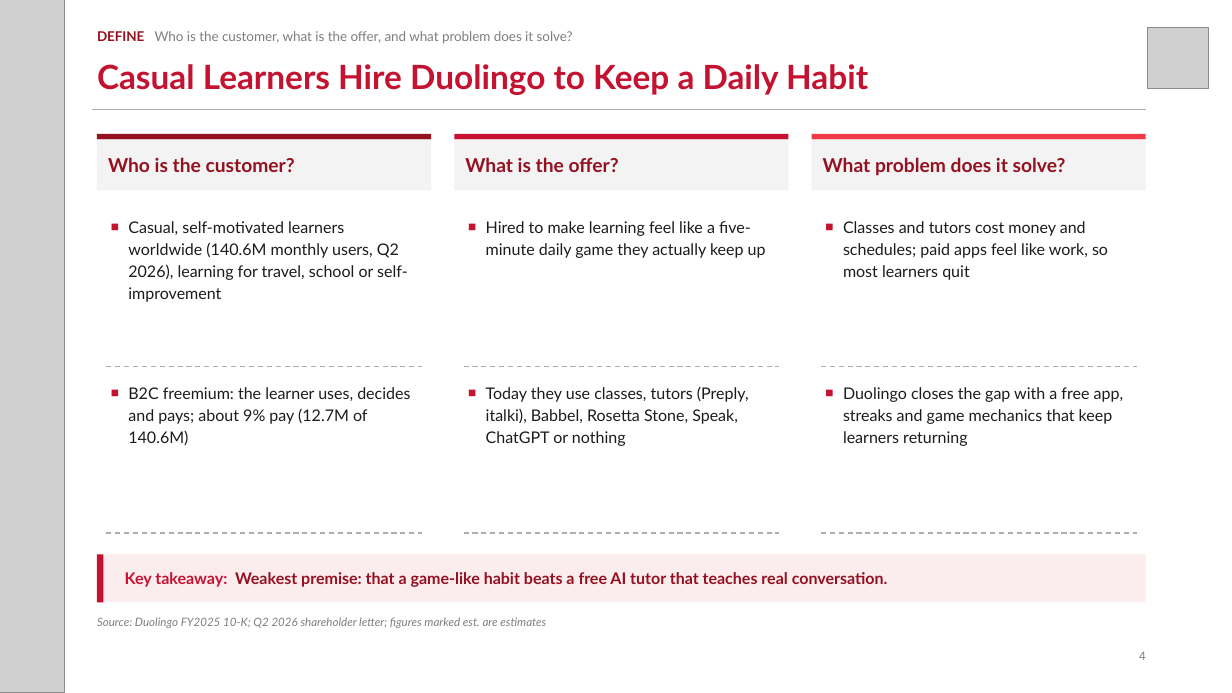
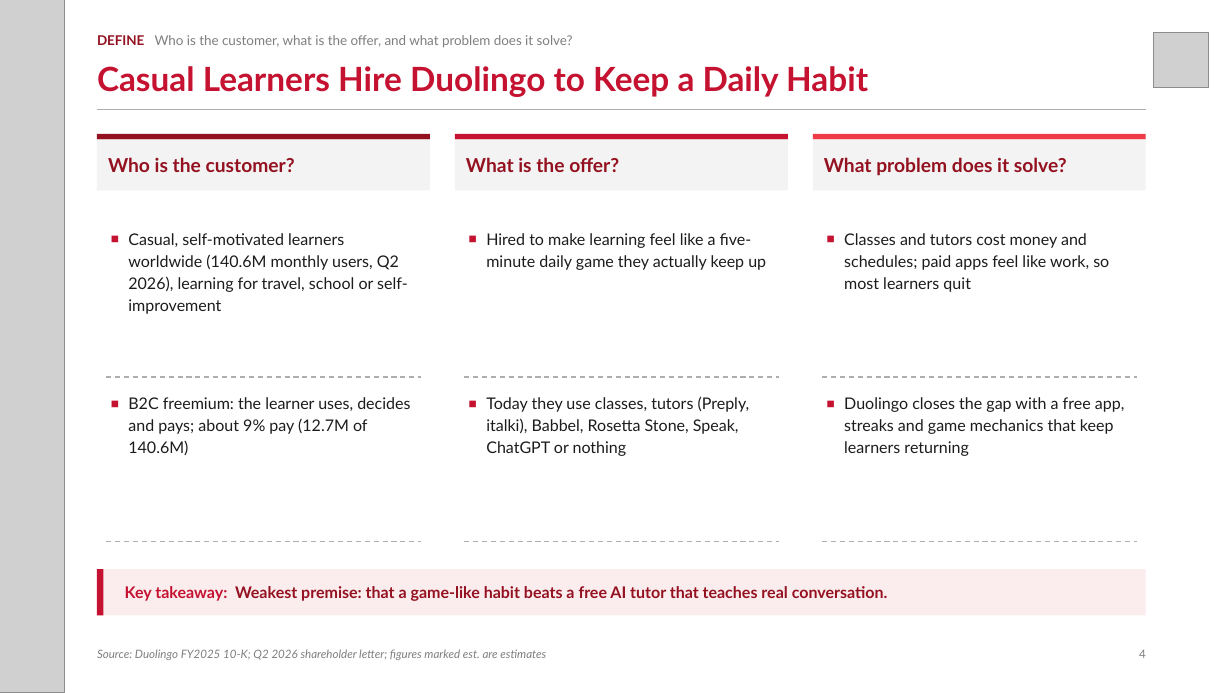
Before and after one commit to zuhayr77/AI-Business-Strategy-Agent, a slide deck: slide 4 of dccd-strategy-agent/examples/Duolingo_DCCD.pptx. Drawn at 1232x693 pixels with LibreOffice and Linux fonts; fonts in the diff are those of the drawing; grey boxes stand for pictures. Boxes give left, top, right and bottom in pixels: in the first picture for what was removed or moved away, otherwise in the second. Text is boxed around its words. In the diff, an @@ line names an element or a change of style, - is before the commit and + after.

```diff
--- a/dccd-strategy-agent/examples/Duolingo_DCCD.pptx
+++ b/dccd-strategy-agent/examples/Duolingo_DCCD.pptx
@@ text "DEFINE Who is the customer, ...": place and size @@
-text "DEFINE Who is the customer, ..." at [97,31,573,44]
+text "DEFINE Who is the customer, ..." at [97,35,573,48]
@@ picture: place and size @@
-picture at [1148,28,1209,89]
+picture at [1153,32,1209,88]
@@ 6 texts, 6 lines: place and size @@
-6 texts, 6 lines at [106,221,1137,533]
+6 texts, 6 lines at [106,233,1137,542]
@@ 2 rectangles, 1 text: place and size @@
-2 rectangles, 1 text at [97,555,1146,603]
+2 rectangles, 1 text at [97,569,1146,616]
@@ text "Source: Duolingo FY2025 10-K; Q2 ...": place and size @@
-text "Source: Duolingo FY2025 10-K; Q2 ..." at [97,617,546,628]
+text "Source: Duolingo FY2025 10-K; Q2 ..." at [97,649,546,660]
@@ text "Source: Duolingo FY2025 10-K; Q2 ..." at [97,649,546,660]: vertical alignment top to bottom @@
@@ text "4" at [1139,650,1146,658]: vertical alignment middle to bottom @@
```
Also in this commit, not shown: 8 other slides changed, 11 other files.
